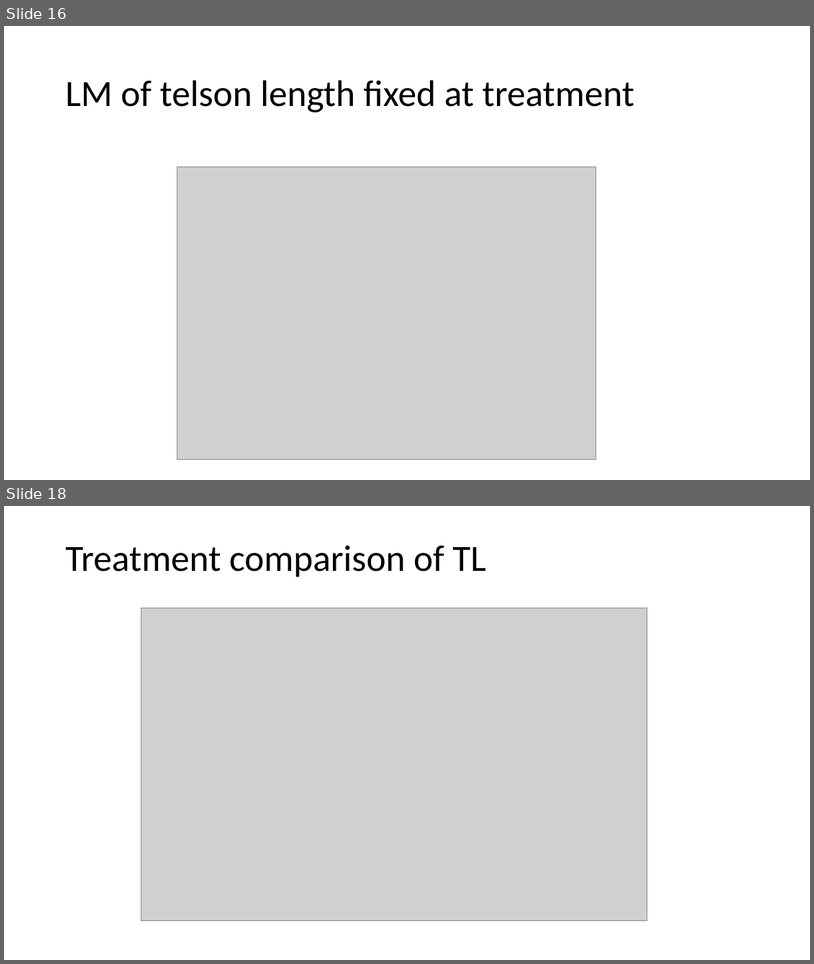
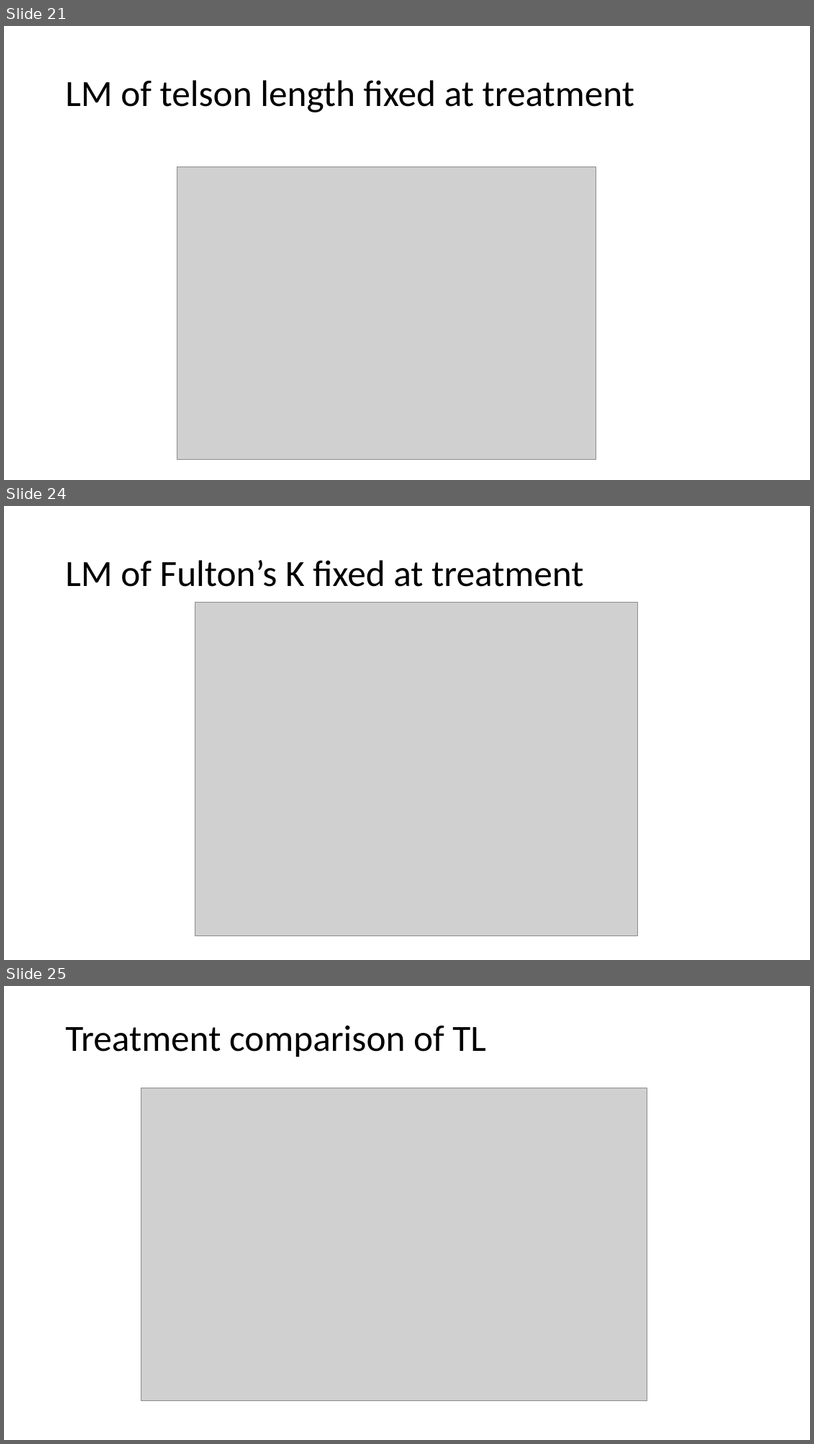
Before and after one commit to NWFSC-OA-lab/krill_size_2019, a slide deck: Krill size plots.pptx. Shown one above the other, each under a label of ours: slides 16 and 18 before the commit, slides 21, 24 and 25 after it; the slides between them are not shown. The pictures are 814x964 and 814x1444 pixels, drawn with LibreOffice and Linux fonts; fonts in the diff are those of the drawing; grey boxes stand for pictures. Boxes give left, top, right and bottom in pixels: in the first picture for what was removed or moved away, otherwise in the second. Text is boxed around its words. In the diff, an @@ line names an element or a change of style, - is before the commit and + after.

Commit message:
Fully updated Fulton's K stats

```diff
--- a/Krill size plots.pptx
+++ b/Krill size plots.pptx
@@ slide 24 added at (4, 506, 810, 960), background #FFFFFF @@
@@ title added at (65, 560, 584, 587), 44 pt, text #000000 @@
+LM of Fulton’s K fixed at treatment
@@ picture added at (196, 602, 638, 936) @@
@@ what was slide 16 is now slide 21 @@
@@ what was slide 18 is now slide 25 @@
```
Also in this commit, not shown: 2 slides changed, 9 other slides added, 2 other files.
